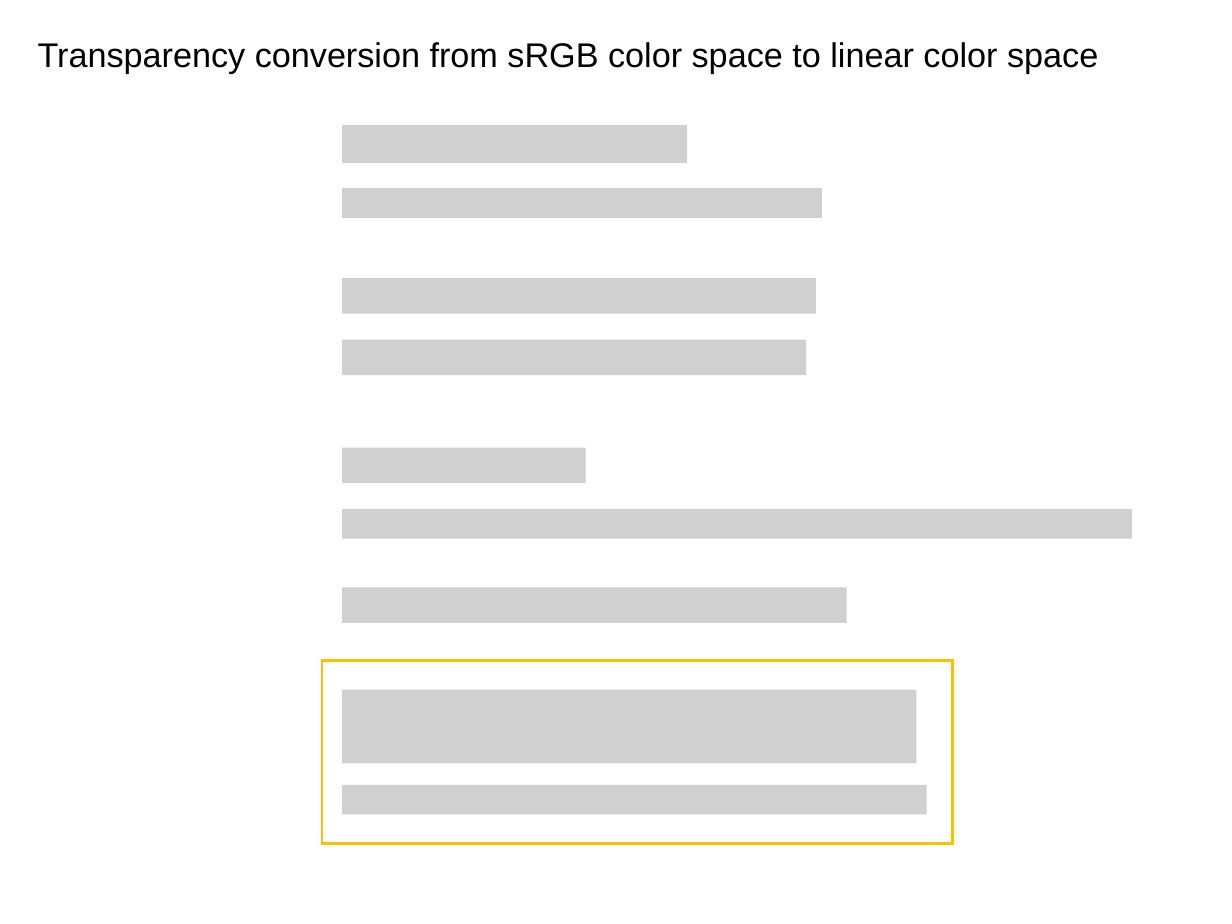
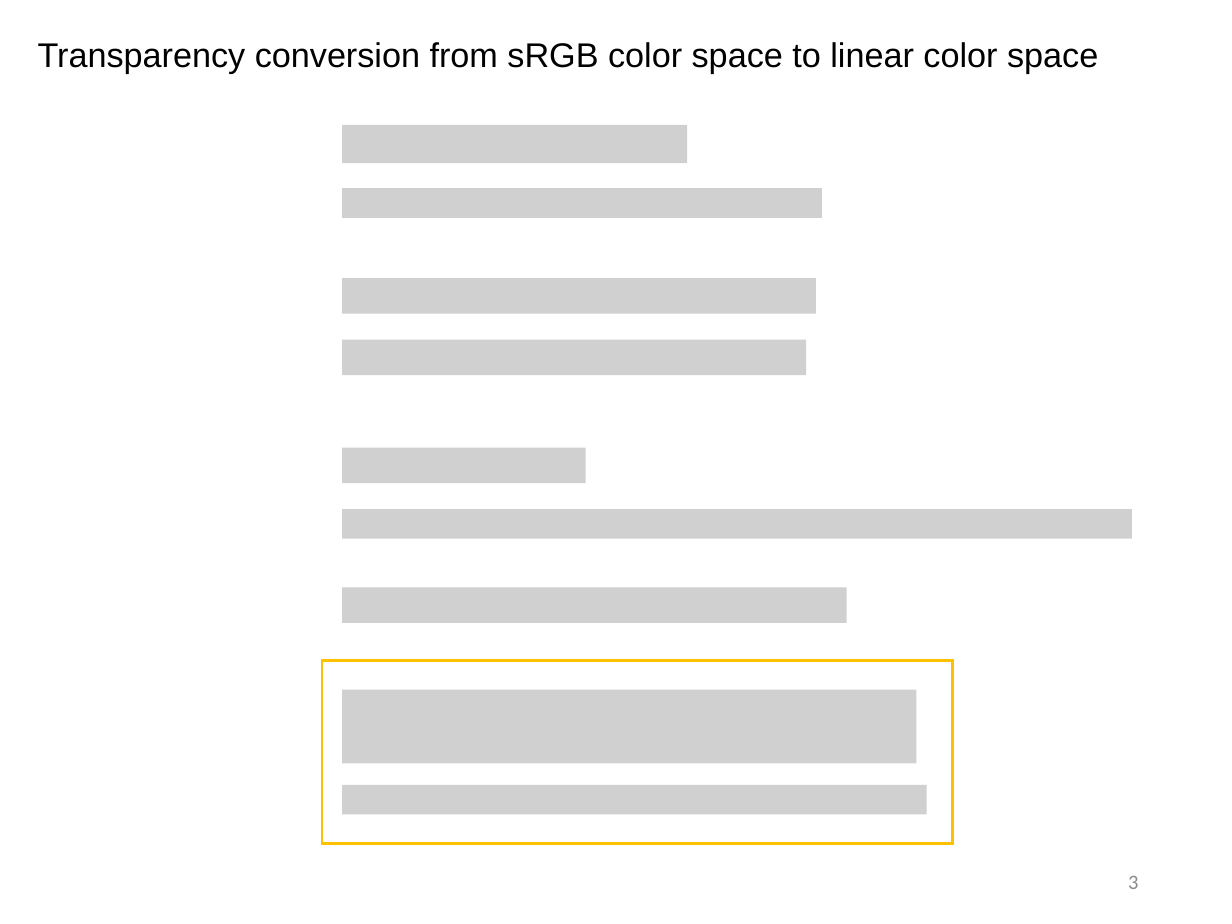
Before and after one commit to sotanmochi/TransparencyConverter, a slide deck: slide 3 of Assets/TransparencyConverter/Documentation~/TransparencyConverter.pptx. Drawn at 1232x924 pixels with LibreOffice and Linux fonts; fonts in the diff are those of the drawing; grey boxes stand for pictures. Boxes give left, top, right and bottom in pixels: in the first picture for what was removed or moved away, otherwise in the second. Text is boxed around its words. In the diff, an @@ line names an element or a change of style, - is before the commit and + after.

```diff
--- a/Assets/TransparencyConverter/Documentation~/TransparencyConverter.pptx
+++ b/Assets/TransparencyConverter/Documentation~/TransparencyConverter.pptx
@@ page number added at bbox=[1128, 876, 1138, 889], 16.8 pt, text #8C8C8C @@
+3
```
Also in this commit, not shown: 8 other slides changed, 1 slide added, 1 slide removed, 6 other files.
